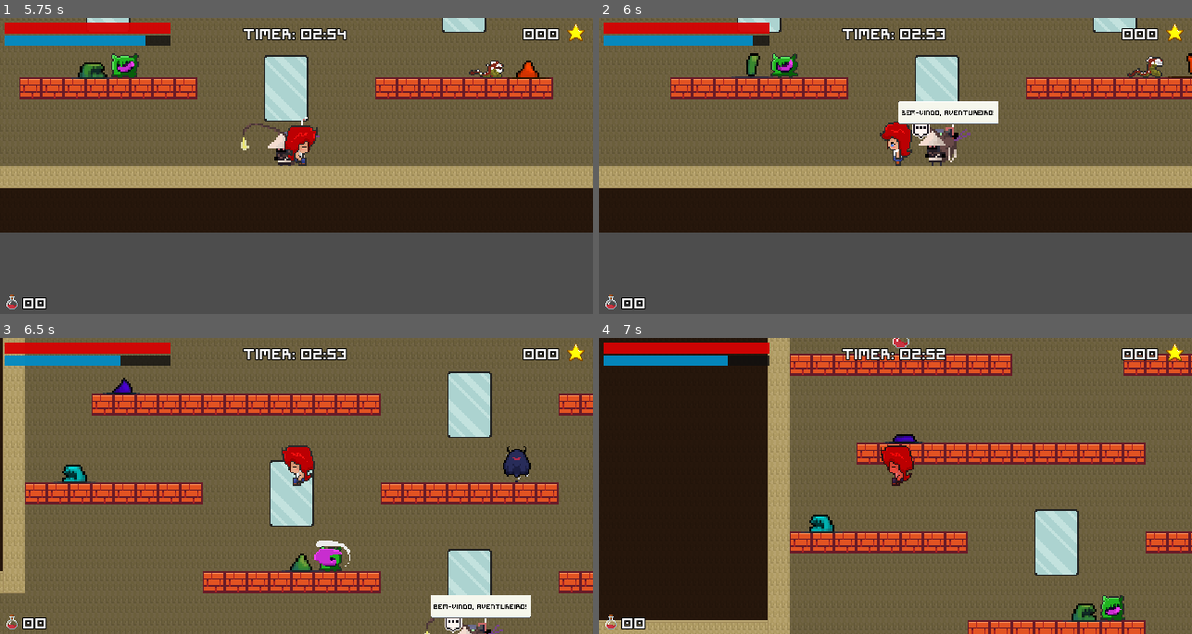
Above: before the commit, frames 1-4 (two rows, left to right).
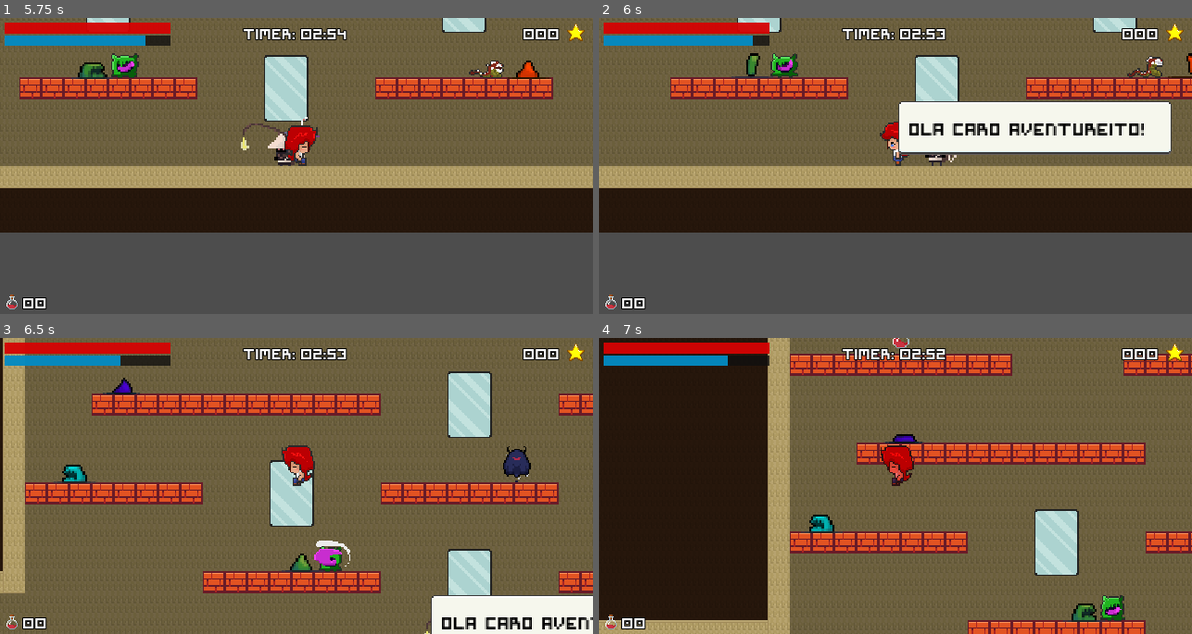
Above: after the commit, the same moments.

Repository: TCCISTOME/PaintLies
Game: Godot game, scene res://FinalStand/final_stand.tscn
Same seed, same stepped clock (60 frames per second), same inputs: the game is played once before the commit and once after it. This scene is started directly instead of the project's main scene.
Inputs (mouse positions are in pixels of both pictures, inside the frame that each line leads up to):
- Up to frame 1 (5.75 s): move the mouse to (426, 151) at 0.52 s; hold I (interagir) 0.53-1.28 s; hold D (direita) 0.53-2.03 s; tap Space (pular) at 0.77, 1.52, 3.02, 3.77, 4.52 s; move the mouse to (177, 180) at 1.27 s; click (177, 180) at 1.35 s; tap I (interagir) at 1.55, 2.85, 4.55 s; move the mouse to (355, 100) at 2.02 s; hold A (esquerda) 2.03-2.78 s; hold I (interagir) 2.03-2.78 s; tap E (beber) at 2.1, 5.1 s; move the mouse to (266, 225) at 2.77 s; hold D (direita) 2.78-4.28 s; move the mouse to (474, 210) at 3.52 s; hold I (interagir) 3.53-4.28 s; move the mouse to (118, 121) at 4.27 s; hold A (esquerda) 4.28-5.03 s; click (118, 121) at 4.35 s; move the mouse to (326, 166) at 5.02 s; hold D (direita) from 5.03 s (still down); hold I (interagir) from 5.03 s (still down)
- Up to frame 2 (6 s): move the mouse to (806, 92) at 5.77 s; release D (direita) at 5.78 s; release I (interagir) at 5.78 s; hold A (esquerda) from 5.78 s (still down); tap I (interagir) at 5.85 s
- Up to frame 3 (6.5 s): keep holding A (esquerda); tap Space (pular) at 6.02 s
- Up to frame 4 (7 s): keep holding A (esquerda); move the mouse to (1025, 471) at 6.52 s; hold I (interagir) from 6.53 s (still down); tap Space (pular) at 6.77 s

Frame 1 is identical in both runs. In frame 2, 7.3% of the frame differs, in the area x 50-97%, y 28-47%; in frame 3, 2.5%; in frame 4, nothing differs.

Commit message:
BOSTAAAAAAAAAAAA

Diff:
--- a/FinalStand/scripts/warning_sign.gd
+++ b/FinalStand/scripts/warning_sign.gd
@@ -4,7 +4,7 @@
 @onready var area_sign: Area2D = $area_sign
 
 const lines: Array[String] = [
-	"Bem-vindo, aventureiro!",
+	"Ola caro aventureito! ",
 	"Preparado para enfrentar suas inseguranças nessa última fase?",
 	"Eu irei treiná-lo para enfrentar o grande mal!",
 	"Prepare-se!",
--- a/UI/scenes/dialog_box.tscn
+++ b/UI/scenes/dialog_box.tscn
@@ -5,9 +5,8 @@
 [ext_resource type="FontFile" uid="uid://bvlwicyivdlbn" path="res://assets/fonts/Symtext.ttf" id="2_7t7kw"]
 
 [node name="dialog_box" type="MarginContainer"]
-offset_right = 107.0
-offset_bottom = 56.0
-scale = Vector2(0.3, 0.3)
+offset_right = 197.0
+offset_bottom = 39.0
 script = ExtResource("1_rke6q")
 
 [node name="background" type="NinePatchRect" parent="."]
@@ -30,7 +29,7 @@
 layout_mode = 2
 theme_override_colors/font_color = Color(0, 0, 0, 1)
 theme_override_fonts/font = ExtResource("2_7t7kw")
-theme_override_font_sizes/font_size = 15
+theme_override_font_sizes/font_size = 12
 text = "teste"
 vertical_alignment = 1
 
--- a/UI/scripts/dialog_box.gd
+++ b/UI/scripts/dialog_box.gd
@@ -28,7 +28,7 @@
 		await resized
 		custom_minimum_size.y = size.y
 
-		global_position.x -= size.x / 2
+		global_position.x -= size.x / 1.5
 		global_position.y -= size.y + 24
 		text_label.text = ""
 		display_letter()
@@ -50,5 +50,6 @@
 		_:
 			letter_timer_display.start(letter_display_timer)
 
+
 func _on_letter_timer_display_timeout() -> void:
 	display_letter()
--- a/scripts/dialog_manager.gd
+++ b/scripts/dialog_manager.gd
@@ -1,21 +1,21 @@
 extends Node
 
 @onready var dialog_box_scene = preload("res://UI/scenes/dialog_box.tscn")
-var message_lines: Array[String] = []
-var current_line = 0  # Atualizado o nome para melhor entendimento
+var message_lines : Array[String] = []
+var current_lines = 0
 
 var dialog_box
-var dialog_box_position = Vector2.ZERO
+var dialog_box_position := Vector2.ZERO
 
-var is_message_active = false
-var can_advance_message = false
+var is_message_active := false
+var can_advance_message := false
 
 func start_message(position: Vector2, lines: Array[String]):
 	if is_message_active:
 		return
 	message_lines = lines
 	dialog_box_position = position
-	current_line = 0  # Reinicia para a primeira linha de diálogo
+	current_lines = 0  # Reset para a primeira linha de diálogo
 	show_text()
 	is_message_active = true
 
@@ -24,20 +24,18 @@
 	dialog_box.text_display_finished.connect(_on_all_text_displayed)
 	get_tree().root.add_child(dialog_box)
 	dialog_box.global_position = dialog_box_position
-	dialog_box.display_text(message_lines[current_line])
-	can_advance_message = false  # Bloqueia o avanço enquanto a linha está sendo exibida
+	dialog_box.display_text(message_lines[current_lines])
+	can_advance_message = false
 
 func _on_all_text_displayed():
-	can_advance_message = true  # Permite o avanço da mensagem
+	can_advance_message = true
 
 func _unhandled_input(event):
-	# Verifica se a ação "avancar" foi pressionada e as condições para avançar
-	if event.is_action_pressed("avancar") and is_message_active and can_advance_message:
+	if(event.is_action_pressed("avancar") && is_message_active && can_advance_message):
 		dialog_box.queue_free()
-		current_line += 1
-		if current_line >= message_lines.size():
-			# Se todas as mensagens foram exibidas, termina o diálogo
+		current_lines += 1
+		if current_lines >= message_lines.size():
 			is_message_active = false
-			current_line = 0
+			current_lines = 0
 			return
-		show_text()  # Exibe a próxima linha de diálogo
+		show_text()
